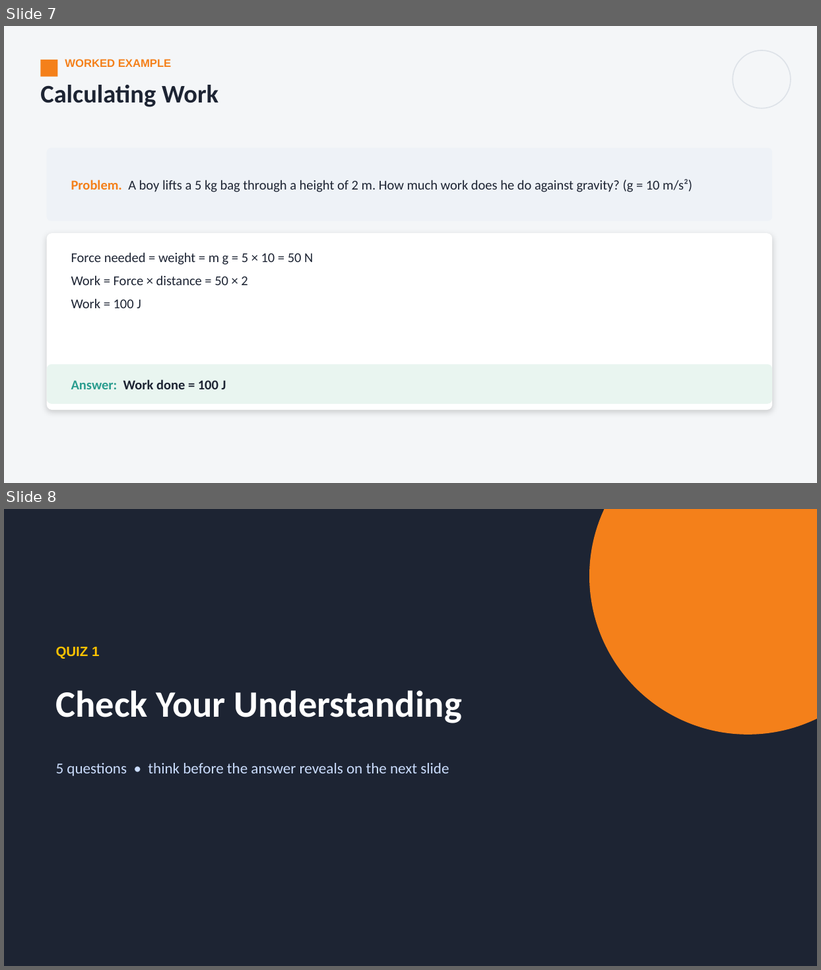
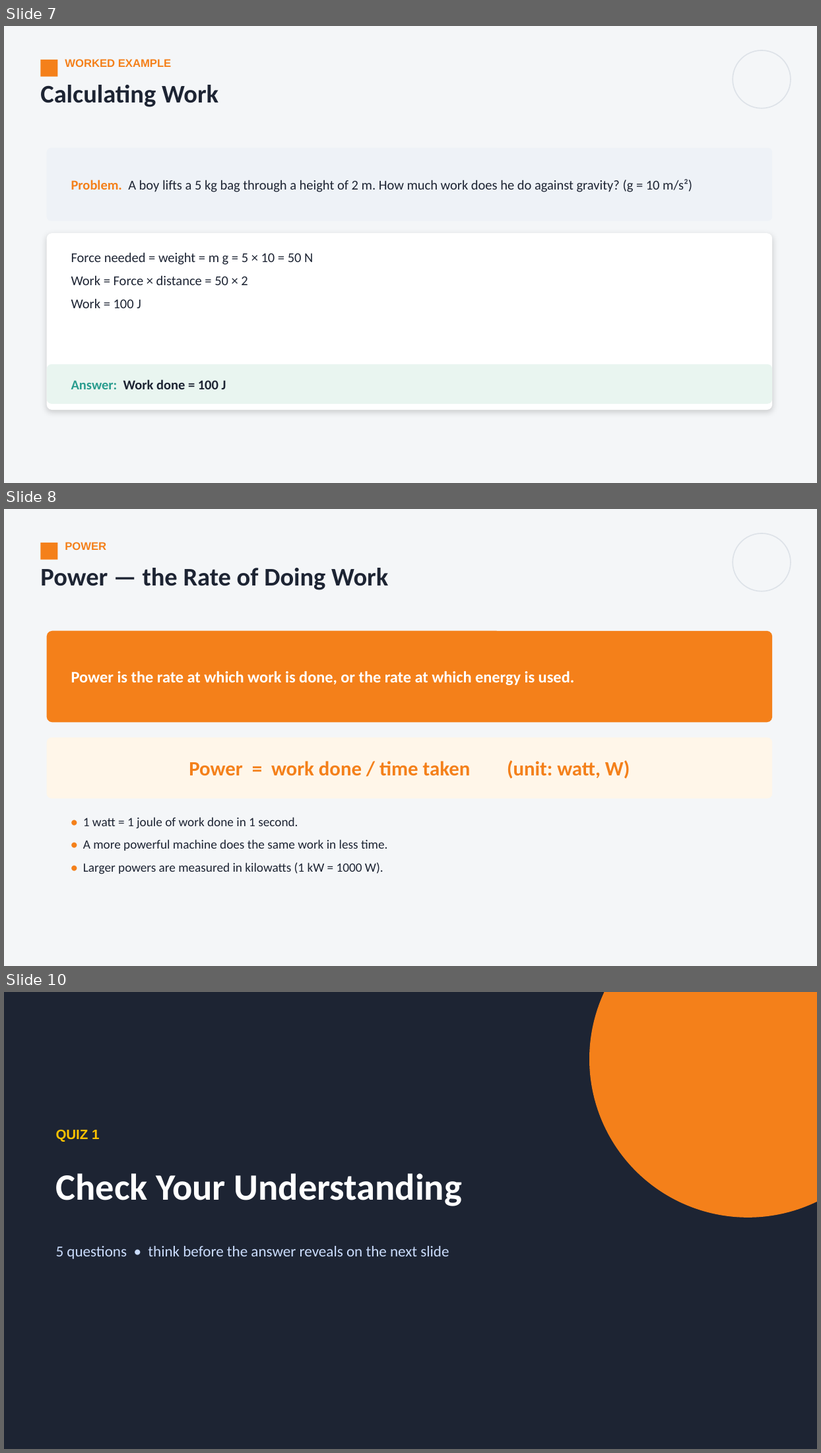
Before and after one commit to parmeshwars2911/MyFirstAR, a slide deck: ppt/Grade08/G8_S33_Energy_1.pptx. Shown one above the other, each under a label of ours: slides 7 and 8 before the commit, slides 7, 8 and 10 after it; the slides between them are not shown. The pictures are 821x970 and 821x1453 pixels, drawn with LibreOffice and Linux fonts; fonts in the diff are those of the drawing. Boxes give left, top, right and bottom in pixels: in the first picture for what was removed or moved away, otherwise in the second. Text is boxed around its words. In the diff, an @@ line names an element or a change of style, - is before the commit and + after.

```diff
--- a/ppt/Grade08/G8_S33_Energy_1.pptx
+++ b/ppt/Grade08/G8_S33_Energy_1.pptx
@@ slide 8 added at bbox=[4, 509, 817, 966], background #F4F6F8 @@
@@ rectangle added at bbox=[40, 543, 57, 560], fill #F4801A @@
@@ text added at bbox=[65, 542, 106, 550], 13 pt, text #F4801A, bold @@
+POWER
@@ ellipse added at bbox=[733, 533, 791, 591], outline #DDE2E8 1.25 pt @@
@@ text added at bbox=[40, 568, 388, 590], 30 pt, text #1D2433, bold @@
+Power — the Rate of Doing Work
@@ rounded rectangle added at bbox=[47, 631, 773, 722], fill #F4801A @@
@@ text added at bbox=[71, 671, 575, 685], 19 pt, text #FFFFFF, bold @@
+Power is the rate at which work is done, or the rate at which energy is used.
@@ rounded rectangle added at bbox=[47, 738, 773, 799], fill #FFF6E9 @@
@@ text added at bbox=[189, 760, 630, 779], 24 pt, text #F4801A, bold @@
+Power = work done / time taken (unit: watt, W)
@@ text added at bbox=[83, 817, 387, 875], 15 pt, text #1D2433 @@
+• 1 watt = 1 joule of work done in 1 second.
+• A more powerful machine does the same work in less time.
+• Larger powers are measured in kilowatts (1 kW = 1000 W).
@@ what was slide 8 is now slide 10 @@
```
Also in this commit, not shown: 1 other slide added, 5 other files.
